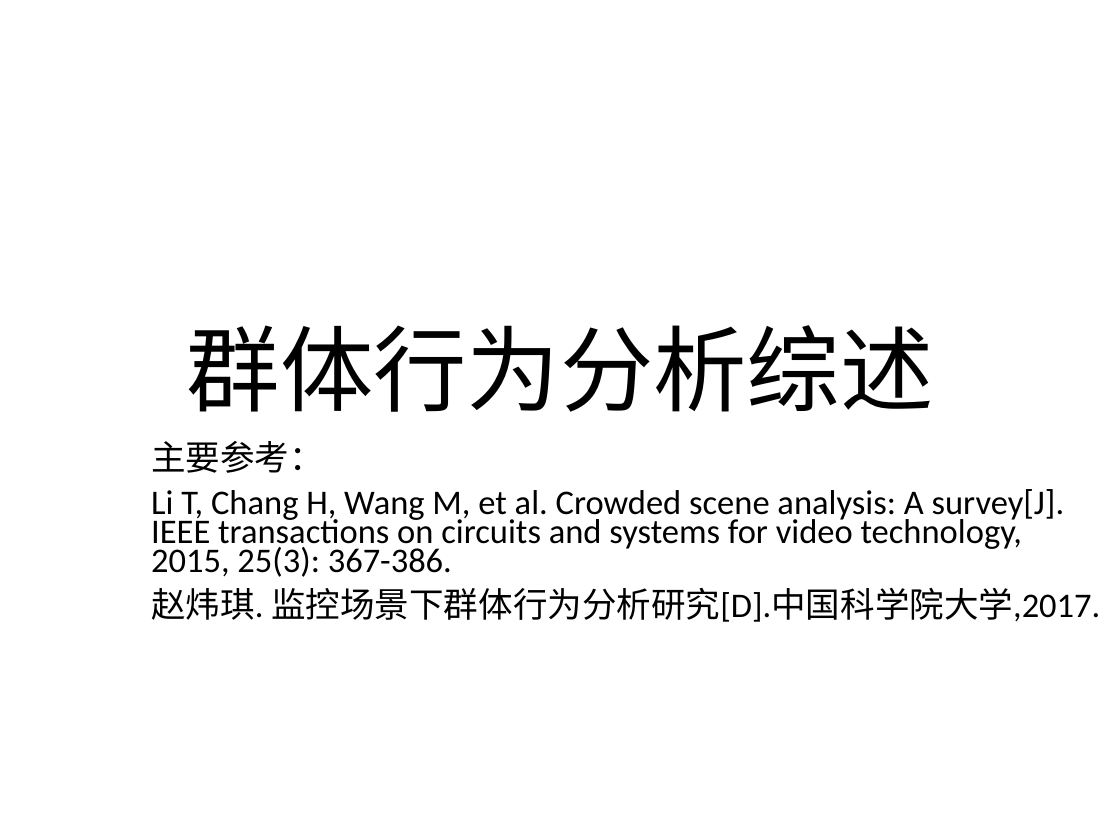
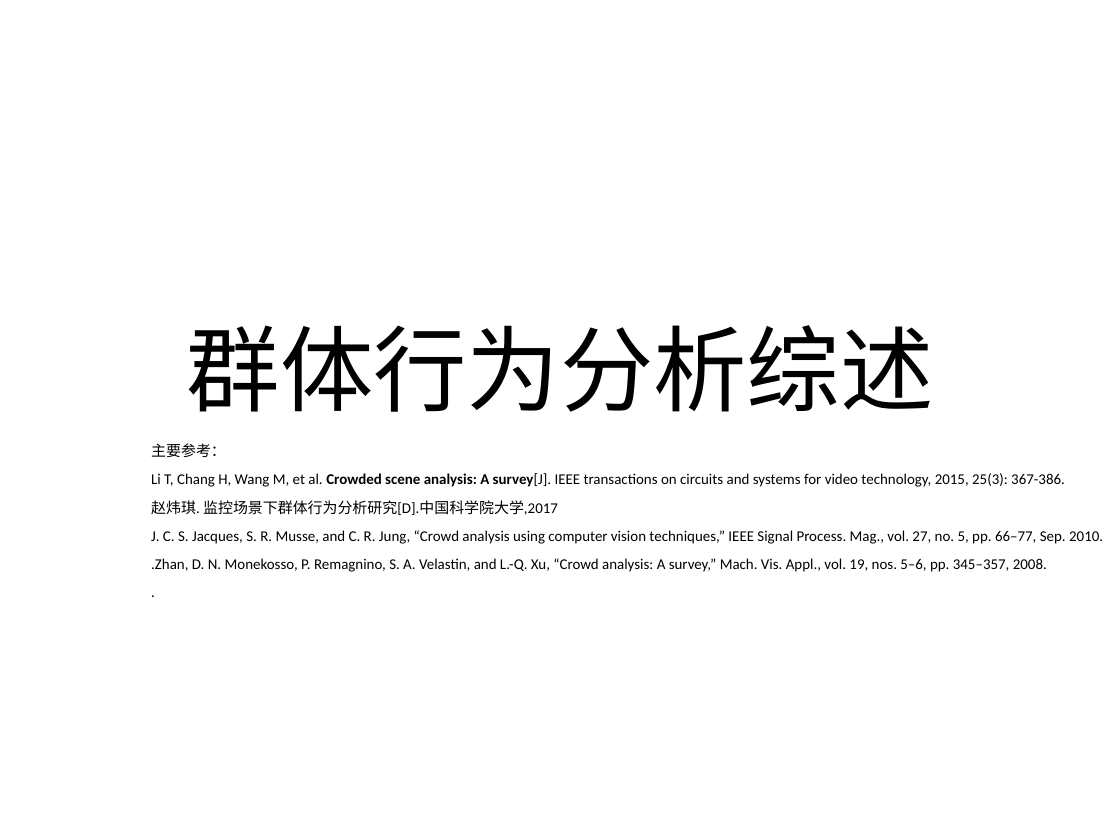
Before and after one commit to simayuhe/crowd-scene-survey, a slide deck: slide 1 of 群体行为分析综述.pptx. Drawn at 1120x840 pixels with LibreOffice and Linux fonts; fonts in the diff are those of the drawing. Boxes give left, top, right and bottom in pixels: in the first picture for what was removed or moved away, otherwise in the second. Text is boxed around its words. In the diff, an @@ line names an element or a change of style, - is before the commit and + after.

```diff
--- a/群体行为分析综述.pptx
+++ b/群体行为分析综述.pptx
@@ subtitle at [151, 443, 1065, 487]: size 22.2 to 9.6 pt in "主要参考：", "Li T, Chang H, Wang M, et ..."; bold on in "Crowded scene analysis: A survey[J]." @@
@@ subtitle at [151, 500, 1103, 572]: text changed; size 22.2 to 9.6 pt @@
-赵炜琪. 监控场景下群体行为分析研究[D].中国科学院大学,2017.
+赵炜琪. 监控场景下群体行为分析研究[D].中国科学院大学,2017
+J. C. S. Jacques, S. R. Musse, and C. R. Jung, “Crowd analysis using computer vision techniques,” IEEE Signal Process. Mag., vol. 27, no. 5, pp. 66–77, Sep. 2010.
+.Zhan, D. N. Monekosso, P. Remagnino, S. A. Velastin, and L.-Q. Xu, “Crowd analysis: A survey,” Mach. Vis. Appl., vol. 19, nos. 5–6, pp. 345–357, 2008.
+.
```
Also in this commit, not shown: 3 other slides changed, 6 slides added.
